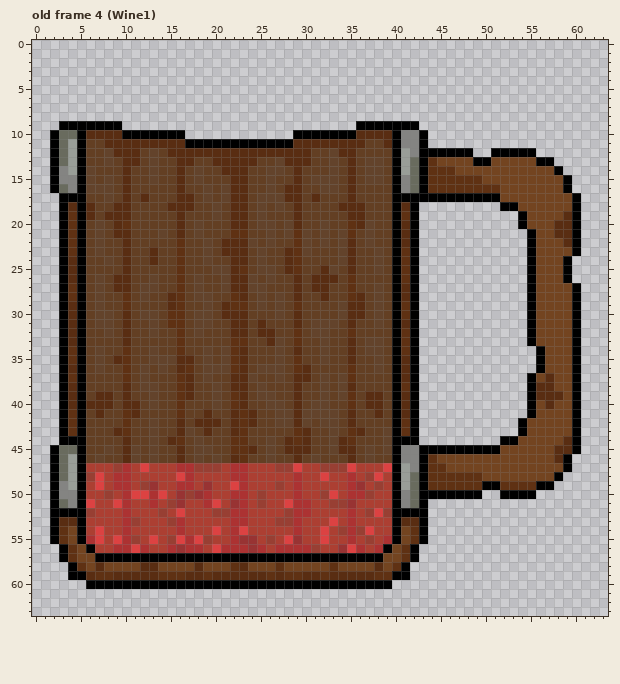
Pixel-art file, stored at assets/models/mug/cut_mug.ase. The picture above is the old version.
64x64 pixels, 27 frames. Colours within 5 levels of each other are drawn and written as one. Shown: old frame 4 (Wine1). The commit also changed other frames, which this record leaves out.
The same view after the edit:
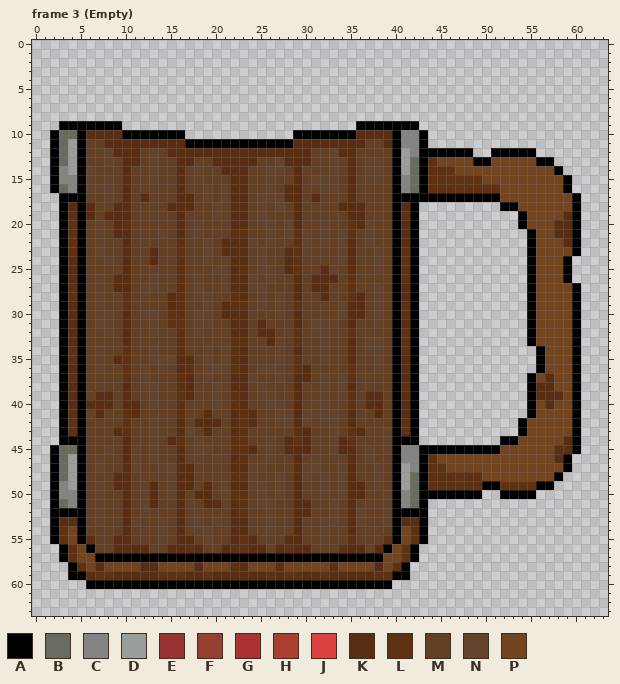
Palette (. is transparent): A #000000  B #696b5e  C #848482  D #999e98  E #983333  F #983f33  G #ac3232  H #ac3f32  J #dc4242  K #592d12  L #5f3113  M #633f23  N #63432b  P #734420
The commit says: chore(mug): Add the milk layer
From old to new:
frames 27 -> 31
layer "RedLiquid" now hidden
Frame 3 (Empty) against old frame 4 (Wine1):
Colour E becomes colour K in row 49 at x 13, 19 and 36; in row 50 at x 16 and 18; in row 51 at x 16, 22 and 35; in row 55 at x 24 and 29; in row 56 at x 16 and 24.
Colour G becomes colour K in row 47 at x 10, 16 to 17 and 22 to 23; in row 48 at x 9 to 10, 17, 29 and 35; in row 49 at x 9 to 10, 16 to 17, 23, 29 and 35; in row 50 at x 10, 13, 19, 29 and 35 to 36; in row 51 at x 10, 13, 19 and 29 to 30; in row 52 at x 10, 22, 29 to 30 and 35.
Colour G becomes colour K in row 53 at x 10, 16, 22 to 23, 29 and 35; in row 54 at x 10, 16, 22, 29 and 35; in row 55 at x 6, 10, 17 and 22; in row 56 at x 9 to 10, 12, 15, 18, 21, 25, 27, 29 to 30, 36 and 38.
Colour J becomes colour K in row 47 at x 29 and 35; in row 48 at x 16; in row 49 at x 22; in row 51 at x 20; in row 52 at x 16; in row 54 at x 23.
Colour J becomes colour K in row 55 at x 9, 16 and 28; in row 56 at x 11 and 35.
Colour E becomes colour L in row 55 at x 23; in row 56 at x 34.
Colour G becomes colour L in row 48 at x 22 to 23; in row 50 at x 22 to 23; in rows 51 to 52 at x 23; in row 55 at x 35 and 39; in row 56 at x 17, 22 to 23 and 28.
Colour F becomes colour M in row 47 at x 9, 18 to 20, 27 to 28 and 32 to 33; in row 48 at x 6 and 37; in row 49 at x 12; in row 50 at x 8, 17 and 37; in row 51 at x 15 and 34; in row 52 at x 6, 14, 20 to 21, 28 and 37.
Colour F becomes colour M in row 53 at x 15 and 27 to 28; in row 54 at x 34 and 36; in row 55 at x 11, 15, 26 and 37; in row 56 at x 31.
Colour H becomes colour M in row 47 at x 6, 8, 13, 21, 26 and 36 to 37; in row 48 at x 8, 11 to 14, 18 to 21, 25 to 26, 28, 31, 33, 36 and 39; in row 49 at x 6, 8, 11, 14, 18, 20, 26, 28, 30 to 31, 33, 37 and 39; in row 50 at x 6, 9, 20, 24, 26, 28, 30 to 31 and 38; in row 51 at x 8, 11, 14, 17 to 18, 21, 24, 27, 31 to 32 and 36 to 38; in row 52 at x 8 to 9, 11, 13, 15, 17, 19, 24 to 25, 27, 31 to 32 and 34.
Colour H becomes colour M in row 53 at x 6, 8 to 9, 12 to 13, 17, 19, 21, 24 to 25, 30 to 31, 34 and 37 to 38; in row 54 at x 6, 8 to 9, 11 to 13, 15, 17, 21, 24 to 25, 27 to 28, 30 to 31, 33 and 38 to 39; in row 55 at x 8, 12, 20 to 21, 25, 27, 30 to 31, 33 to 34, 36 and 38; in row 56 at x 7 to 8, 13 to 14, 19, 26, 32 to 33 and 37.
Colour J becomes colour M in row 47 at x 12 and 39; in row 48 at x 7; in row 50 at x 11, 14 and 33; in row 51 at x 6, 9 and 28; in row 52 at x 38; in row 54 at x 7, 20 and 37.
Colour J becomes colour M in row 55 at x 7, 13 and 18; in row 56 at x 20.
Colour F becomes colour N in row 47 at x 34; in row 49 at x 27 and 38; in row 50 at x 25 and 32; in row 51 at x 25 and 33; in row 52 at x 39; in row 53 at x 11.
Colour F becomes colour N in row 55 at x 19.
Colour H becomes colour N in row 47 at x 7, 11, 14 to 15, 24 to 25, 30 to 31 and 38; in row 48 at x 15, 24, 27, 30 and 34; in row 49 at x 15, 21, 24 to 25, 32 and 34; in row 50 at x 7, 15, 21, 27, 34 and 39; in row 51 at x 7, 12, 26 and 39; in row 52 at x 7, 12, 18, 26, 33 and 36.
Colour H becomes colour N in row 53 at x 7, 14, 18, 20, 26, 32, 36 and 39; in row 54 at x 14, 18 to 19 and 26; in row 55 at x 14.
Colour J becomes colour N in row 48 at x 32 and 38; in row 49 at x 7; in row 50 at x 12; in row 53 at x 33; in rows 54 to 55 at x 32.
Where, in picture pixels (left, top, right, bottom), the same in both pictures:
changed: (86, 463, 392, 553)
